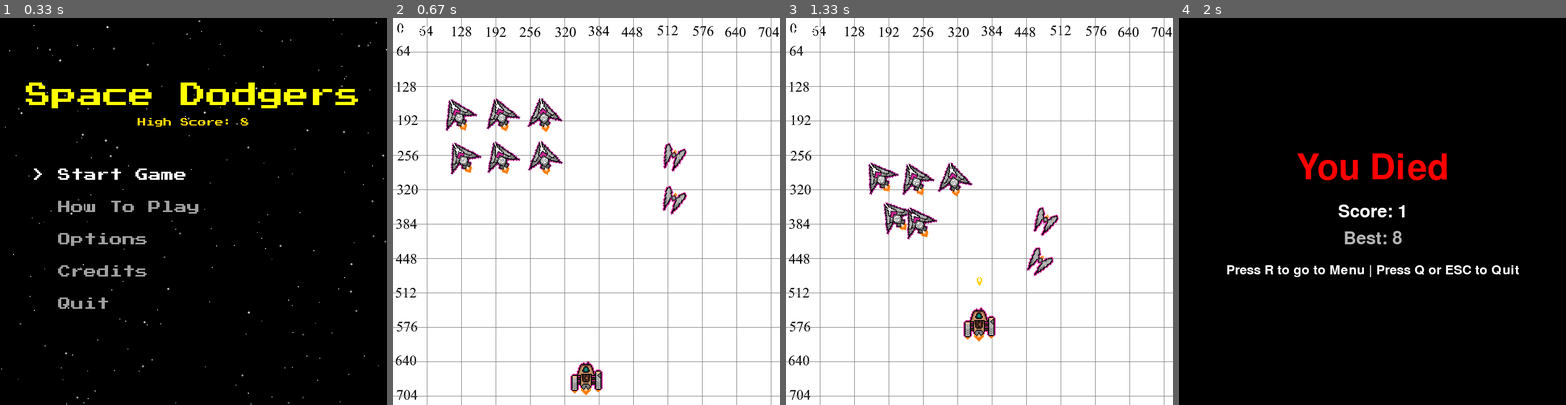
Above: before the commit, frames 1-4 (left to right).
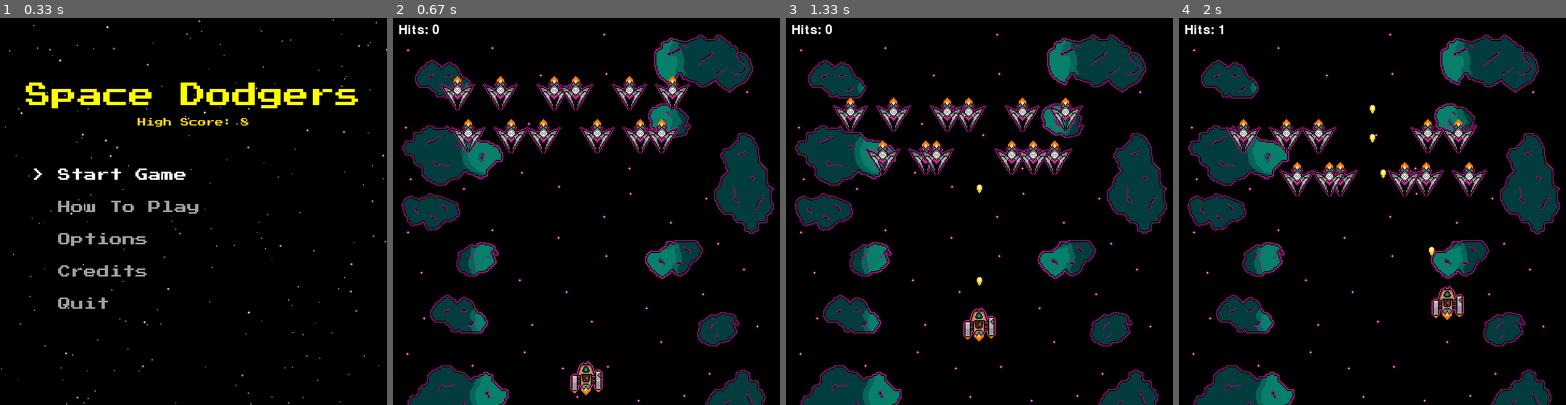
Above: after the commit, the same moments.

Repository: software-engineering-game/pygame-game
Game: pygame game, started from main.py
The game is run twice, just before and just after one commit, with the same random seed, the same clock (stepped at 60 frames per second) and the same inputs.
Inputs:
- Up to frame 1 (0.33 s): no input
- Up to frame 2 (0.67 s): tap Enter at 0.33 s
- Up to frame 3 (1.33 s): tap Space at 0.67, 1.07 s; hold Up from 1 s (still down)
- Up to frame 4 (2 s): tap Space at 1.37, 1.57, 1.87 s; release Up at 1.47 s; hold Right 1.5-1.97 s

Frame 1 is identical in both runs. In frame 2, 98% of the frame differs, in the area x 0-100%, y 0-100%; in frame 3, 98%; in frame 4, 20%.

Commit message:
Transferred Basic_Enemy Movement

Diff:
--- a/states/entities.py
+++ b/states/entities.py
@@ -157,9 +157,19 @@
         # Hitbox
         self.hitbox = self.rect.scale_by(0.4)
 
+
+        self.vertical_speed = random.uniform(0.8, 1.5)
+        self.vx = random.uniform(-1.5, 1.5)
+        self.vy = random.uniform(0.8, 1.5)
+
+        # how often direction changes
+        self.change_timer = random.uniform(1.0, 3.0)
+
+
+
         # Shooting cooldown tracking
-        self.shoot_cooldown = random.uniform(1.0, 3.0)
-        self.can_shoot = False
+        self.shoot_cooldown = random.uniform(3.0, 6.0)
+        self.can_shoot = True
 
     def shoot(self, bullet_group):
         enemy_bullet = Bullet(
@@ -174,9 +184,33 @@
         )
         bullet_group.add(enemy_bullet)
         self.can_shoot = False
-        self.shoot_cooldown = random.uniform(3.0, 8.0)
-
-
+        self.shoot_cooldown = random.uniform(3.0, 6.0)
+
+    def update(self, player_pos):
+        # Move based on velocity
+        self.rect.x += self.vx
+        self.rect.y += self.vy
+
+        # Occasionally change direction (this is the key to "flow")
+        self.change_timer -= 0.016  # approx frame time
+
+        if self.change_timer <= 0:
+            self.vx = random.uniform(-1.5, 1.5)
+            self.vy = random.uniform(0.8, 1.5)
+            self.change_timer = random.uniform(1.0, 3.0)
+            self.vx = max(-2, min(2, self.vx))
+            self.vy = max(0.5, min(2, self.vy))
+
+        if self.rect.right < 0:
+            self.rect.left = settings.WIDTH
+
+        elif self.rect.left > settings.WIDTH:
+            self.rect.right = 0
+
+        # If enemy goes off bottom → reset to top
+        if self.rect.top > settings.HEIGHT:
+            self.rect.x = random.randint(50, settings.WIDTH - 50)
+            self.rect.y = random.randint(-100, -40)
 
 # Swarm Enemy Type
 class Swarm_Enemy(Game_Entity):
@@ -213,3 +247,19 @@
 
         self.rect.x += dx
         self.rect.y += dy
+
+# Bomber Enemy Type
+class Bomber_Enemy(Game_Entity):
+    def __init__(self, frames, start_pos):
+        super().__init__(frames, speed=settings.bomber_enemy_spd, start_pos=start_pos)
+
+        # Hitbox
+        self.hitbox = self.rect.scale_by(0.4)
+
+    def shoot(self, bullet_group):
+        # for when I write the bomber specific mechanics
+        pass
+
+    def update(self, player_pos):
+        # Enemy behavior
+        pass
--- a/states/game_state.py
+++ b/states/game_state.py
@@ -46,23 +46,6 @@
         # this is where basic enemy movement should go
         pass
 
-# Bomber enemy that releases an exploding payload
-class Bomber_Enemy(pygame.sprite.Sprite):
-    def __init__(self, asset_folder, sprite_name, start_pos):
-        super().__init__()
-        self.image = pygame.image.load(os.path.join(asset_folder, sprite_name)).convert()
-        self.image.set_colorkey(utils.SHEET_BG)
-        self.rect = self.image.get_rect(center=start_pos)
-        self.speed = 0 # Placeholder
-
-    def shoot(self, bullet_group):
-        # For the bomber specific shooting mechanics
-        pass
-
-    def update(self, player_pos):
-        # This where enemy movement goes, I was thinking a horizontal line
-        pass
-
 class GameState(State):
     saved_player_position = None
 
@@ -82,9 +65,9 @@
 
         # Building Level
         self.bg_image = utils.build_level(
-            level_name="second_level",
+            level_name="first_level",
             enemy_ships=self.enemy_ships,
-            temp_type=entities.Swarm_Enemy
+            temp_type=entities.Basic_Enemy
         )
 
         # Spawning Player
--- a/states/settings.py
+++ b/states/settings.py
@@ -14,6 +14,7 @@
 # Enemy Variables
 basic_enemy_spd = 2
 swarm_enemy_spd = 3
+bomber_enemy_spd = 1
 
 # optional wave defaults
 WAVE_COLUMNS = 5
